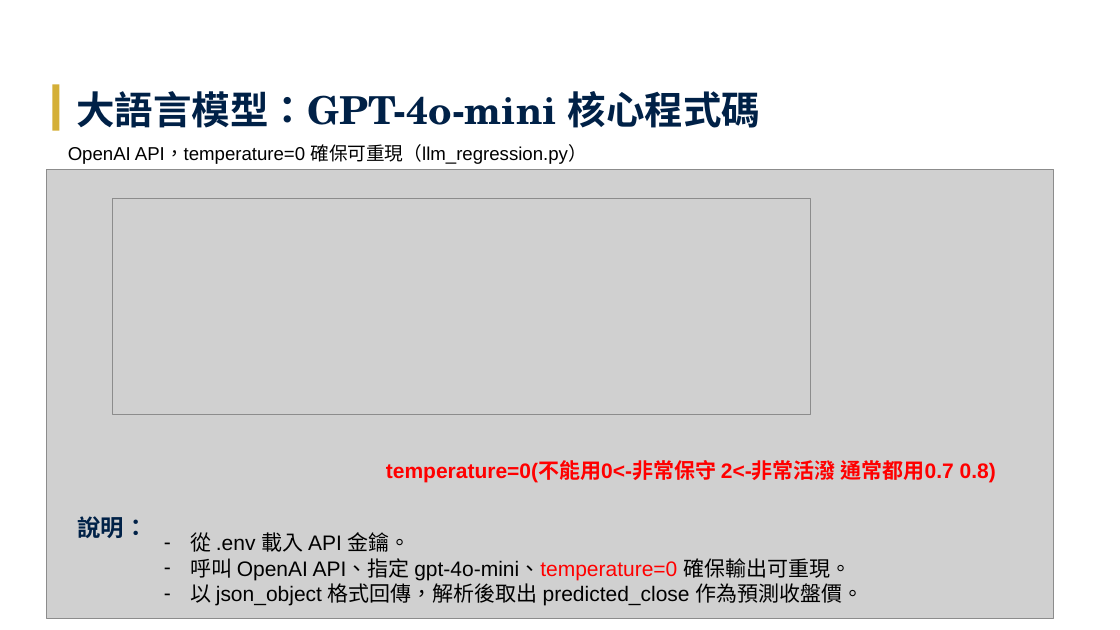
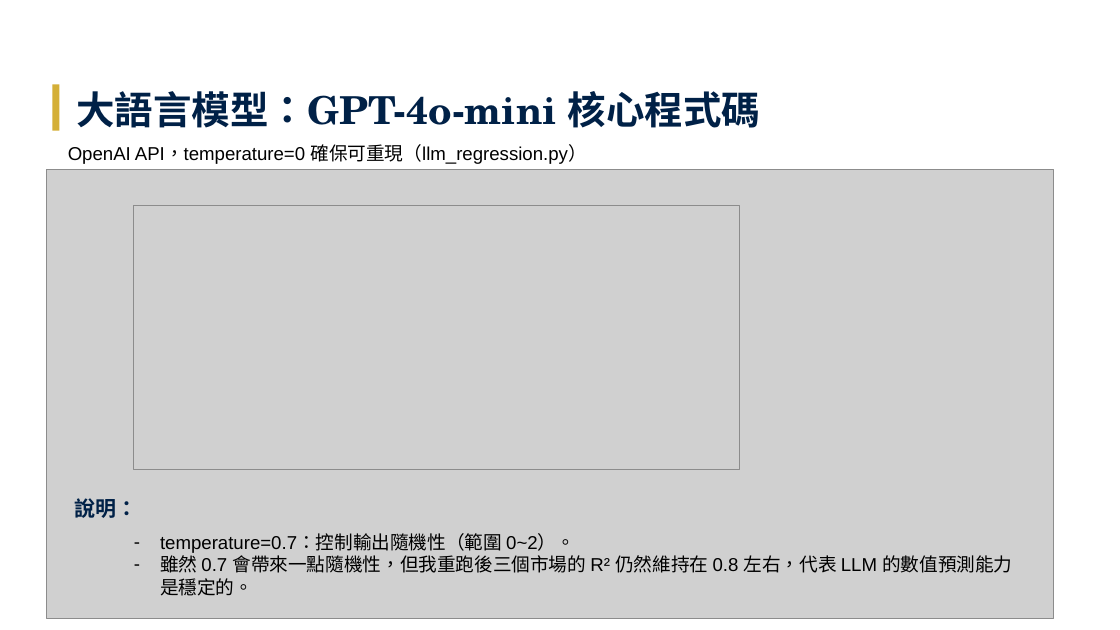
Before and after one commit to Tzu-Lin/ETF-AI-Project, a slide deck: slide 25 of 林子瑜-LLM_ETF_修訂七版_v20260611.pptx. Drawn at 1120x630 pixels with LibreOffice and Linux fonts; fonts in the diff are those of the drawing; grey boxes stand for pictures. Boxes give left, top, right and bottom in pixels: in the first picture for what was removed or moved away, otherwise in the second. Text is boxed around its words. In the diff, an @@ line names an element or a change of style, - is before the commit and + after.

```diff
--- a/林子瑜-LLM_ETF_修訂七版_v20260611.pptx
+++ b/林子瑜-LLM_ETF_修訂七版_v20260611.pptx
@@ picture: place and size @@
-picture at <box>113,198,811,414</box>
+picture at <box>134,205,739,470</box>
@@ text removed at <box>386,460,996,482</box> @@
-temperature=0(不能用0<-非常保守 2<-非常活潑 通常都用0.7 0.8)
@@ text "說明：": place and size @@
-text "說明：" at <box>78,516,148,538</box>
+text "說明：" at <box>75,498,138,518</box>
@@ text "說明：" at <box>75,498,138,518</box>: size 20 to 18 pt @@
@@ text at <box>160,534,1012,596</box>: text changed; size 18 to 16 pt @@
-– 從 .env 載入 API 金鑰。
-– 呼叫 OpenAI API、指定 gpt-4o-mini、temperature=0 確保輸出可重現。
-– 以 json_object 格式回傳，解析後取出 predicted_close 作為預測收盤價。
+– temperature=0.7：控制輸出隨機性（範圍 0~2）。
+– 雖然 0.7 會帶來一點隨機性，但我重跑後三個市場的 R² 仍然維持在 0.8 左右，代表 LLM 的數值預測能力是穩定的。
```
Also in this commit, not shown: 15 other slides changed, 9 other files.
